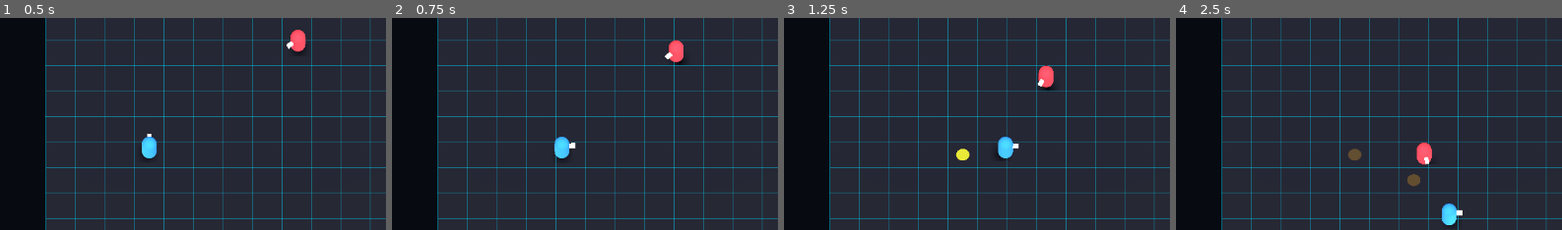
Above: before the commit, frames 1-4 (left to right).
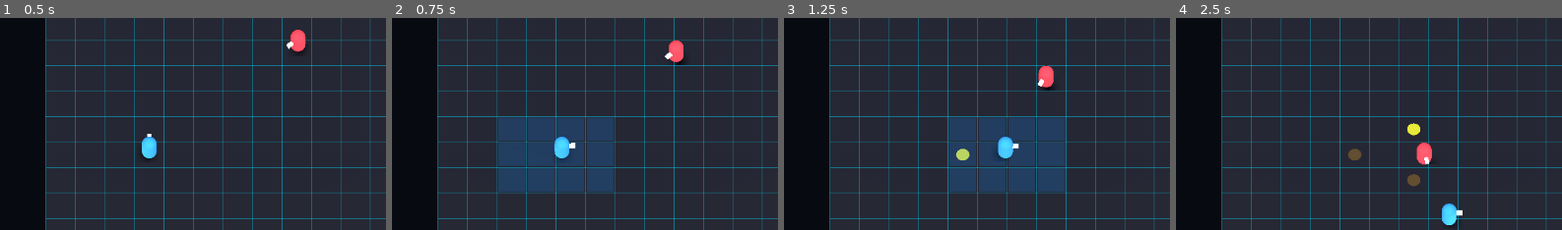
Above: after the commit, the same moments.

Repository: Philipe91/GamePh
Game: Godot game, scene res://scenes/arena/arena.tscn
The game is run twice, just before and just after one commit, with the same random seed, the same clock (stepped at 60 frames per second) and the same inputs.
Inputs (mouse positions are % of the whole screen's width and height, from its top left):
- Up to frame 1 (0.5 s): no input
- Up to frame 2 (0.75 s): move the mouse to (73, 45) at 0.52 s; hold D from 0.53 s (still down); hold C from 0.53 s (still down); click (73, 45) at 0.67 s
- Up to frame 3 (1.25 s): keep holding D; keep holding C; tap Space at 0.77 s
- Up to frame 4 (2.5 s): move the mouse to (30, 55) at 1.27 s; release D at 1.28 s; release C at 1.28 s; hold S 1.28-2.03 s; tap C at 1.35, 2.3 s; tap Space at 1.52 s; move the mouse to (60, 27) at 2.02 s; hold D from 2.03 s (still down); hold F from 2.03 s (still down)
The pictures show only the part of the screen within x 21-71%, y 33-83%; the shares and areas given below are measured in that part.

Frame 1 is identical in both runs. In frame 2, 8.8% of the frame differs, in the area x 27-58%, y 47-82%; in frame 3, 8.8%; in frame 4, 0.2%.

Commit message:
Fase 3 bloco 3: Caution Mode (deteccao da teia inimiga) + bot planta minas
- player.gd: segurar C/L1 liga o Caution Mode (continuo, anda segurando); raio de
  2 tiles; armadilhas_detectadas() consulta o GridManager por dono/raio
- Overlay em codigo (top_level em espaco de mundo): tiles no alcance em azul +
  marcador amarelo flutuante sobre cada armadilha INIMIGA (as proprias nao aparecem)
- grid_manager.gd: armadilhas_inimigas_no_raio(dono, centro, raio)
- bot.gd: planta minas simples (a cada 4s, teto de 3) pra dar alvo ao Caution Mode
- Fix: overlay anexado ao proprio player (nao ao pai durante _ready); evita
  "parent busy setting up children" que quebrava o overlay no jogo normal
- arena: --demo-caution pra screenshot; teste headless cobre deteccao (22/22 passam)
- GDD 6.4 atualizado com as decisoes do bloco 3

Co-Authored-By: Claude Opus 4.8 (1M context) <noreply@anthropic.com>
Claude-Session: https://claude.ai/code/session_017sHpnVfEfAT8FgcHs6ZGHw

Diff:
--- a/autoloads/grid_manager.gd
+++ b/autoloads/grid_manager.gd
@@ -101,6 +101,19 @@
 	return _armadilhas.get(coord, {})
 
 
+## Coords das armadilhas de OUTRO dono cujo centro está a até `raio` (mundo) de `centro`.
+## Usado pelo Caution Mode (GDD 6.1) pra revelar a teia inimiga dentro do alcance.
+func armadilhas_inimigas_no_raio(dono: int, centro: Vector3, raio: float) -> Array[Vector2i]:
+	var achadas: Array[Vector2i] = []
+	for coord in _armadilhas:
+		if int(_armadilhas[coord]["dono"]) == dono:
+			continue
+		var p := grid_to_world(coord)
+		if Vector2(p.x - centro.x, p.z - centro.z).length() <= raio:
+			achadas.append(coord)
+	return achadas
+
+
 ## Faz snap de uma posição de mundo para o centro do tile mais próximo (em mundo).
 ## Usado no momento de plantar. Retorna também a coord via parâmetro de saída não é
 ## possível em GDScript, então use world_to_grid() + grid_to_world() quando precisar da coord.
--- a/scenes/arena/arena.gd
+++ b/scenes/arena/arena.gd
@@ -24,6 +24,10 @@
 	# Demo visual: planta uma de cada armadilha e captura (mostra cores/tamanhos).
 	if "--demo" in args:
 		_demo_armadilhas_e_capturar()
+		return
+	# Demo do Caution Mode: minas inimigas + player em busca (highlights + marcadores).
+	if "--demo-caution" in args:
+		_demo_caution_e_capturar()
 		return
 	# Modo captura automatizada (screenshot pro dev). Só roda se passado --capturar.
 	if "--capturar" in args:
@@ -182,6 +186,27 @@
 	falhas += _checar("gas causa dano na nuvem", bot.healer < vida_bot_gas)
 	falhas += _checar("gas aplica slow", bot.fator_velocidade() < 1.0)
 
+	# Fase 3 bloco 3: Caution Mode (detecção da teia inimiga).
+	# O bot (inimigo) planta uma mina; o player detecta dentro do alcance e só então.
+	var coord_inim := Vector2i(1, 1)
+	bot.global_position = GridManager.grid_to_world(coord_inim)
+	bot._tentar_plantar_mina()
+	falhas += _checar("bot planta mina (dono 2)", GridManager.armadilha_em(coord_inim).get("dono") == 2)
+	# Player perto e em Caution Mode revela a mina inimiga.
+	player.global_position = GridManager.grid_to_world(Vector2i(2, 1))  # 1 tile de distância
+	player.ativar_caution(true)
+	falhas += _checar("caution detecta mina inimiga no alcance", coord_inim in player.armadilhas_detectadas())
+	# Planta uma mina DO PRÓPRIO player ao lado: não deve ser detectada (só a inimiga).
+	player.plantar("mina")
+	var coord_propria := GridManager.world_to_grid(player.global_position)
+	falhas += _checar("caution ignora a propria armadilha", not (coord_propria in player.armadilhas_detectadas()))
+	# Fora do alcance: nada é detectado.
+	player.global_position = GridManager.grid_to_world(Vector2i(10, 10))
+	falhas += _checar("caution nao detecta fora do alcance", player.armadilhas_detectadas().is_empty())
+	# Soltar o botão zera a detecção.
+	player.ativar_caution(false)
+	falhas += _checar("caution off nao detecta nada", player.armadilhas_detectadas().is_empty())
+
 	# Bloco 5: regras de vitória.
 	GameManager.iniciar_partida([player, bot])
 	falhas += _checar("partida inicia em 90s", is_equal_approx(GameManager.tempo_restante, 90.0))
@@ -232,6 +257,24 @@
 		player.global_position = GridManager.grid_to_world(Vector2i(2 + i, 6))
 		player.plantar(tipos[i])
 	player.global_position = Vector3(-9, 1, 9)  # tira o player da frente
+	_capturar_e_sair()
+
+
+## Planta minas do BOT ao redor do player e liga o Caution Mode dele, depois captura.
+## Mostra os destaques azuis dos tiles no alcance e os marcadores amarelos das minas.
+func _demo_caution_e_capturar() -> void:
+	bot.set_physics_process(false)
+	player.set_physics_process(false)
+	await get_tree().physics_frame  # deixa o _ready terminar antes de mexer na árvore
+	player.global_position = GridManager.grid_to_world(Vector2i(6, 6))
+	# Minas inimigas: algumas dentro do alcance (detectadas), uma fora (não aparece).
+	for c in [Vector2i(6, 5), Vector2i(7, 6), Vector2i(5, 7), Vector2i(6, 9)]:
+		bot.global_position = GridManager.grid_to_world(c)
+		bot._tentar_plantar_mina()
+	bot.global_position = Vector3(11, 1, -11)  # tira o bot de cena
+	player.ativar_caution(true)
+	await get_tree().physics_frame
+	player._atualizar_overlay_caution()  # físicas off: força um refresh do overlay
 	_capturar_e_sair()
 
 
--- a/scenes/characters/bot.gd
+++ b/scenes/characters/bot.gd
@@ -8,10 +8,19 @@
 const VELOCIDADE: float = 5.0       # um pouco mais lento que o player (foge dá certo)
 const DIST_PARAR: float = 1.2       # encostou no alvo, para de empurrar
 
+# Plantio simples de minas (GDD 6.4): dá alvo real pro Caution Mode/Desarme do player.
+const CENA_ARMADILHA := preload("res://scenes/traps/armadilha.tscn")
+const MINA := preload("res://resources/armadilhas/mina.tres")
+const INTERVALO_PLANTIO: float = 4.0   # tenta plantar a cada 4s enquanto persegue
+const MAX_MINAS: int = 3               # teto de minas suas no mapa ao mesmo tempo
+
 var _alvo: Node3D = null
+var _t_plantio: float = 2.0            # cooldown atual até a próxima tentativa
+var _minas_ativas: int = 0
 
 
-func _physics_process(_delta: float) -> void:
+func _physics_process(delta: float) -> void:
+	_t_plantio -= delta
 	if esta_imobilizado():
 		velocity = Vector3.ZERO  # preso por Cova/Gás, espera passar
 		return
@@ -34,6 +43,28 @@
 	position.y = ALTURA_PISO
 	if para.length() > 0.01:
 		rotation.y = lerp_angle(rotation.y, atan2(-velocity.x, -velocity.z), 0.2)
+	if _t_plantio <= 0.0:
+		_tentar_plantar_mina()
+
+
+## Tenta plantar uma mina no tile atual (sem snap fino: usa o tile onde o bot está).
+## Respeita o teto de minas e tiles já ocupados. Reseta o cooldown sempre que tenta.
+func _tentar_plantar_mina() -> void:
+	_t_plantio = INTERVALO_PLANTIO
+	if _minas_ativas >= MAX_MINAS:
+		return
+	var coord := GridManager.world_to_grid(global_position)
+	if not GridManager.pode_plantar(coord):
+		return
+	var a := CENA_ARMADILHA.instantiate()
+	a.stats = MINA
+	a.dono_id = id_jogador
+	a.coord_grid = coord
+	get_parent().add_child(a)
+	a.global_position = GridManager.grid_to_world(coord)
+	GridManager.registrar_armadilha(coord, id_jogador, "mina", a)
+	a.consumida.connect(func(): _minas_ativas = maxi(0, _minas_ativas - 1))
+	_minas_ativas += 1
 
 
 ## Acha o primeiro combatente de outro time (o player). Sem acoplamento por nome.
--- a/scenes/characters/player.gd
+++ b/scenes/characters/player.gd
@@ -10,9 +10,13 @@
 signal inventario_mudou(tipo: String, atual: int, maximo: int)
 ## Armadilha selecionada mudou (pra HUD).
 signal selecao_mudou(tipo: String)
+## Caution Mode ligou/desligou (pra HUD/áudio — comunicação por signal).
+signal caution_mudou(ativo: bool)
 
 const VELOCIDADE: float = 7.0
 const ZONA_MORTA: float = 0.2
+## Alcance do Caution Mode em tiles (raio). 2 tiles cobrem uma vizinhança 5x5 (GDD 6.1).
+const ALCANCE_CAUTION_TILES: float = 2.0
 
 const CENA_ARMADILHA := preload("res://scenes/traps/armadilha.tscn")
 ## Stats (.tres) de cada tipo disponível. Cresce nos próximos blocos da Fase 3.
@@ -34,6 +38,12 @@
 var _detonar_antes: bool = false
 var _ciclo_antes: int = 0            # borda de Q/E (-1 prev, +1 next)
 
+# Caution Mode (GDD 6.1): segurar pra revelar a teia inimiga no alcance.
+var _caution_ativo: bool = false
+var _caution_no: Node3D = null               # container das malhas do overlay (em mundo)
+var _caution_tiles: Array[MeshInstance3D] = []   # pool de destaques de tile (azul)
+var _caution_marcas: Array[MeshInstance3D] = []  # pool de marcadores de armadilha (amarelo)
+
 
 func _ready() -> void:
 	super._ready()
@@ -42,6 +52,7 @@
 		inventario_mudou.emit(tipo, inventario[tipo], STATS[tipo].inventario_inicial)
 	selecao = "mina"
 	selecao_mudou.emit(selecao)
+	_construir_overlay_caution()
 
 
 var _escape_antes: bool = false      # borda do "mash" pra sair da Cova
@@ -68,6 +79,8 @@
 			var alvo := atan2(-velocity.x, -velocity.z)
 			rotation.y = lerp_angle(rotation.y, alvo, 0.25)
 	_ler_acoes()
+	_ler_caution()
+	_atualizar_overlay_caution()
 
 
 func _obter_direcao() -> Vector2:
@@ -158,3 +171,130 @@
 	await get_tree().create_timer(STATS[tipo].tempo_retorno).timeout
 	inventario[tipo] = mini(int(inventario[tipo]) + 1, int(STATS[tipo].inventario_inicial))
 	inventario_mudou.emit(tipo, inventario[tipo], STATS[tipo].inventario_inicial)
+
+
+# ───────────────────────────── Caution Mode (GDD 6.1) ─────────────────────────────
+
+## Raio do Caution Mode em unidades de mundo.
+func raio_caution() -> float:
+	return ALCANCE_CAUTION_TILES * GridManager.TAMANHO_TILE
+
+
+func caution_ativo() -> bool:
+	return _caution_ativo
+
+
+## Liga/desliga manualmente (input em jogo; setter direto nos testes/IA).
+func ativar_caution(v: bool) -> void:
+	if v == _caution_ativo:
+		return
+	_caution_ativo = v
+	caution_mudou.emit(_caution_ativo)
+
+
+## Coords das armadilhas inimigas reveladas agora (vazio fora do Caution Mode).
+func armadilhas_detectadas() -> Array[Vector2i]:
+	if not _caution_ativo:
+		return []
+	return GridManager.armadilhas_inimigas_no_raio(id_jogador, global_position, raio_caution())
+
+
+## Lê o botão de Caution (segurar C / L1). Estado contínuo, não por borda — anda segurando.
+func _ler_caution() -> void:
+	var segurando := Input.is_physical_key_pressed(KEY_C) \
+		or Input.is_joy_button_pressed(0, JOY_BUTTON_LEFT_SHOULDER)
+	ativar_caution(segurando)
+
+
+## Monta os pools de malhas do overlay uma vez (highlights de tile + marcadores), ocultos.
+## Ficam no PAI (mundo), não como filhos do player, pra não girar/transladar com a cápsula.
+func _construir_overlay_caution() -> void:
+	_caution_no = Node3D.new()
+	_caution_no.name = "OverlayCaution"
+	# Filho do player, mas top_level: vive em espaço de MUNDO (não gira/transla com a
+	# cápsula). Anexar a si mesmo evita o "parent busy" de mexer no pai durante o _ready.
+	_caution_no.top_level = true
+	add_child(_caution_no)
+
+	# Pool de destaques de tile (azul translúcido, deitado no chão).
+	var lado := GridManager.TAMANHO_TILE * 0.92
+	var mat_tile := StandardMaterial3D.new()
+	mat_tile.shading_mode = BaseMaterial3D.SHADING_MODE_UNSHADED
+	mat_tile.transparency = BaseMaterial3D.TRANSPARENCY_ALPHA
+	mat_tile.albedo_color = Color(0.1, 0.55, 1.0, 0.22)
+	mat_tile.emission_enabled = true
+	mat_tile.emission = Color(0.1, 0.55, 1.0)
+	mat_tile.emission_energy_multiplier = 0.3
+	for _i in range(25):  # 5x5 = teto de tiles no raio de 2
+		var plano := MeshInstance3D.new()
+		var pm := PlaneMesh.new()
+		pm.size = Vector2(lado, lado)
+		plano.mesh = pm
+		plano.material_override = mat_tile
+		plano.visible = false
+		_caution_no.add_child(plano)
+		_caution_tiles.append(plano)
+
+	# Pool de marcadores de armadilha detectada (amarelo, flutuando acima — GDD seção 12).
+	var mat_marca := StandardMaterial3D.new()
+	mat_marca.shading_mode = BaseMaterial3D.SHADING_MODE_UNSHADED
+	mat_marca.albedo_color = Color(1.0, 0.85, 0.1)
+	mat_marca.emission_enabled = true
+	mat_marca.emission = Color(1.0, 0.85, 0.1)
+	mat_marca.emission_energy_multiplier = 2.0
+	for _i in range(12):
+		var marca := MeshInstance3D.new()
+		var sm := SphereMesh.new()
+		sm.radius = 0.28
+		sm.height = 0.56
+		marca.mesh = sm
+		marca.material_override = mat_marca
+		marca.visible = false
+		_caution_no.add_child(marca)
+		_caution_marcas.append(marca)
+
+
+## Mostra os tiles no alcance (azul) e um marcador sobre cada armadilha inimiga detectada.
+func _atualizar_overlay_caution() -> void:
+	if _caution_no == null:
+		return
+	if not _caution_ativo:
+		if _caution_no.visible:
+			_caution_no.visible = false
+		return
+	_caution_no.visible = true
+
+	var centro := GridManager.world_to_grid(global_position)
+	var raio := raio_caution()
+	var alc := int(ceil(ALCANCE_CAUTION_TILES))
+	var usados := 0
+	for dx in range(-alc, alc + 1):
+		for dy in range(-alc, alc + 1):
+			if usados >= _caution_tiles.size():
+				break
+			var coord := centro + Vector2i(dx, dy)
+			if not GridManager.dentro_do_grid(coord):
+				continue
+			var p := GridManager.grid_to_world(coord)
+			if Vector2(p.x - global_position.x, p.z - global_position.z).length() > raio:
+				continue
+			var plano := _caution_tiles[usados]
+			plano.global_position = Vector3(p.x, 0.05, p.z)  # acima das linhas do grid
+			plano.visible = true
+			usados += 1
+	for i in range(usados, _caution_tiles.size()):
+		_caution_tiles[i].visible = false
+
+	# Marcadores sobre as armadilhas inimigas no alcance.
+	var inimigas := GridManager.armadilhas_inimigas_no_raio(id_jogador, global_position, raio)
+	var m := 0
+	for coord in inimigas:
+		if m >= _caution_marcas.size():
+			break
+		var p := GridManager.grid_to_world(coord)
+		var marca := _caution_marcas[m]
+		marca.global_position = Vector3(p.x, 1.4, p.z)
+		marca.visible = true
+		m += 1
+	for i in range(m, _caution_marcas.size()):
+		_caution_marcas[i].visible = false
Not shown, changed: GDD.md
